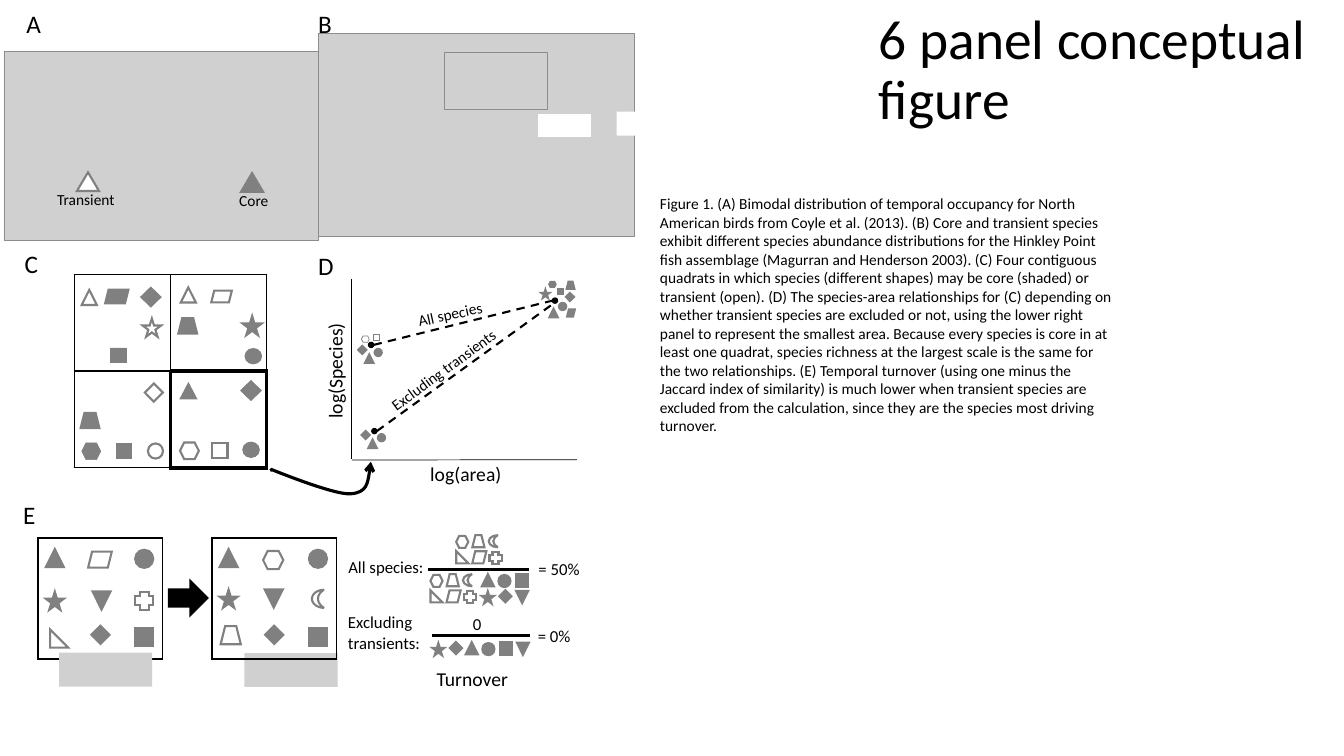
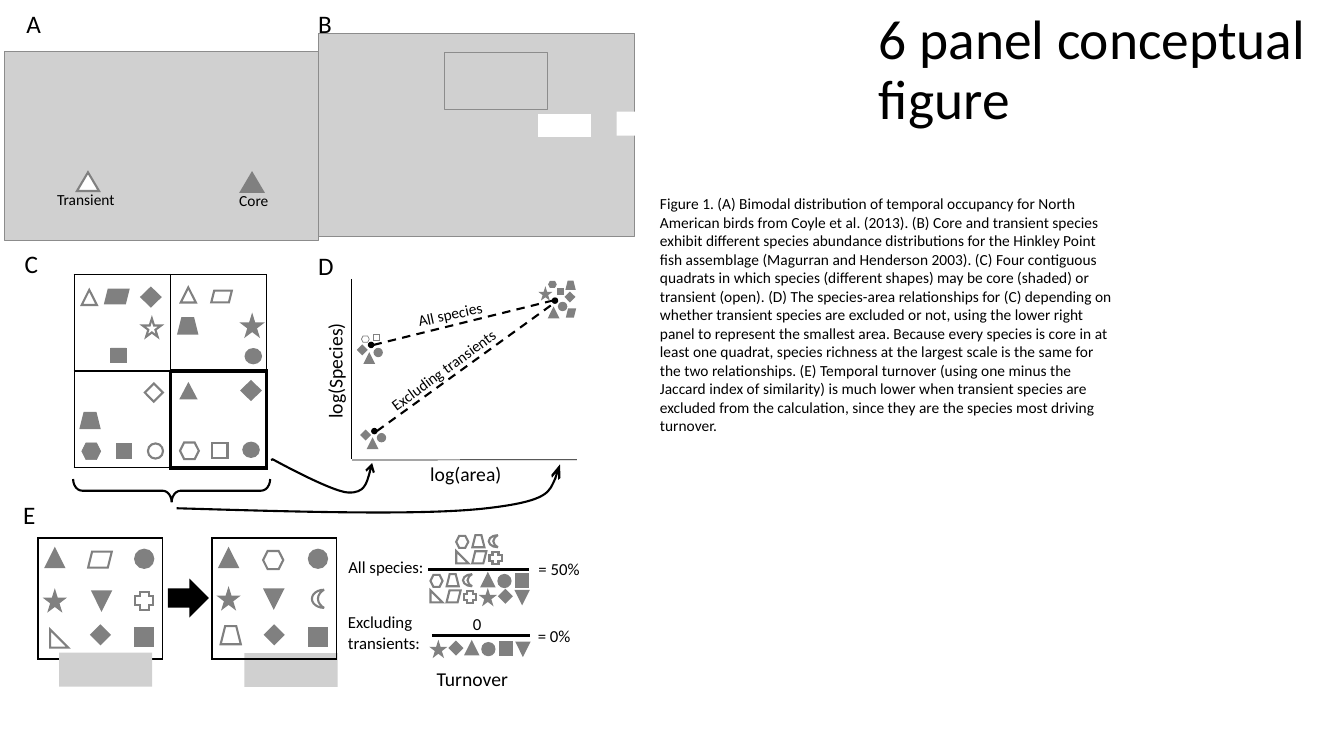
Before and after one commit to hurlbertlab/core-transient, a slide deck: slide 2 of output/plots/all_figs_with_legends.pptx. Drawn at 1344x756 pixels with LibreOffice and Linux fonts; fonts in the diff are those of the drawing; grey boxes stand for pictures. Boxes give left, top, right and bottom in pixels: in the first picture for what was removed or moved away, otherwise in the second. Text is boxed around its words. In the diff, an @@ line names an element or a change of style, - is before the commit and + after.

```diff
--- a/output/plots/all_figs_with_legends.pptx
+++ b/output/plots/all_figs_with_legends.pptx
@@ freeform shape at [271, 425, 380, 517]: outline #000000 2.25 pt to #000000 1.5 pt; rotation 241 to 247 degrees; outline redrawn @@
@@ right brace added at [74, 479, 270, 502], outline #000000 1.5 pt @@
@@ freeform shape added at [176, 465, 560, 513], outline #000000 1.5 pt @@
```
Also in this commit, not shown: 12 other files.
